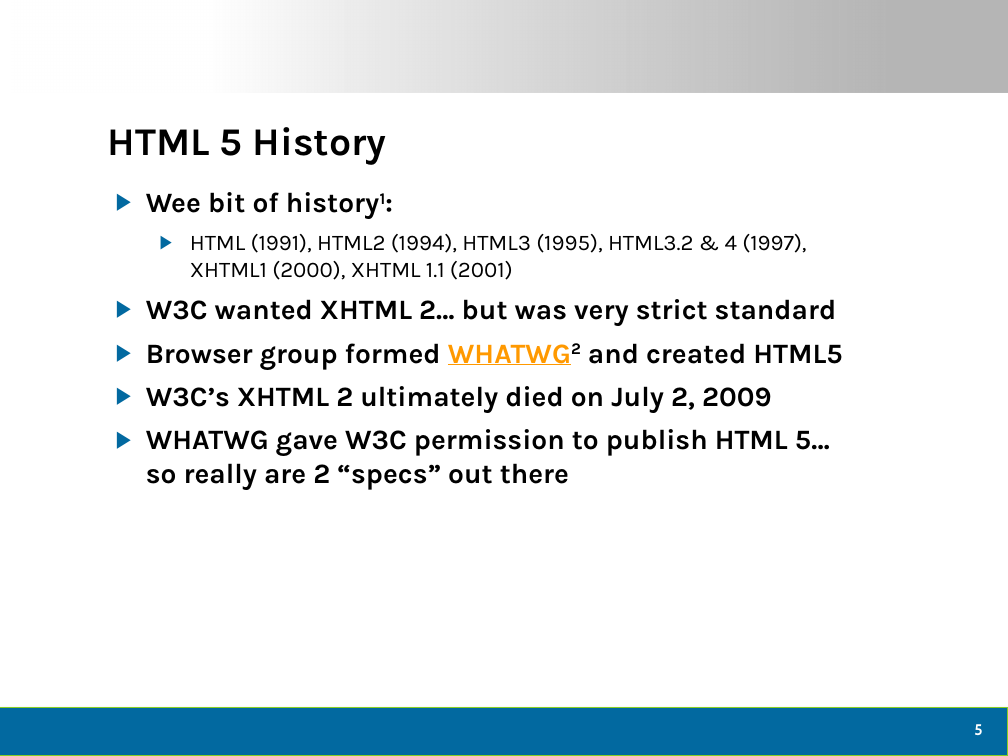
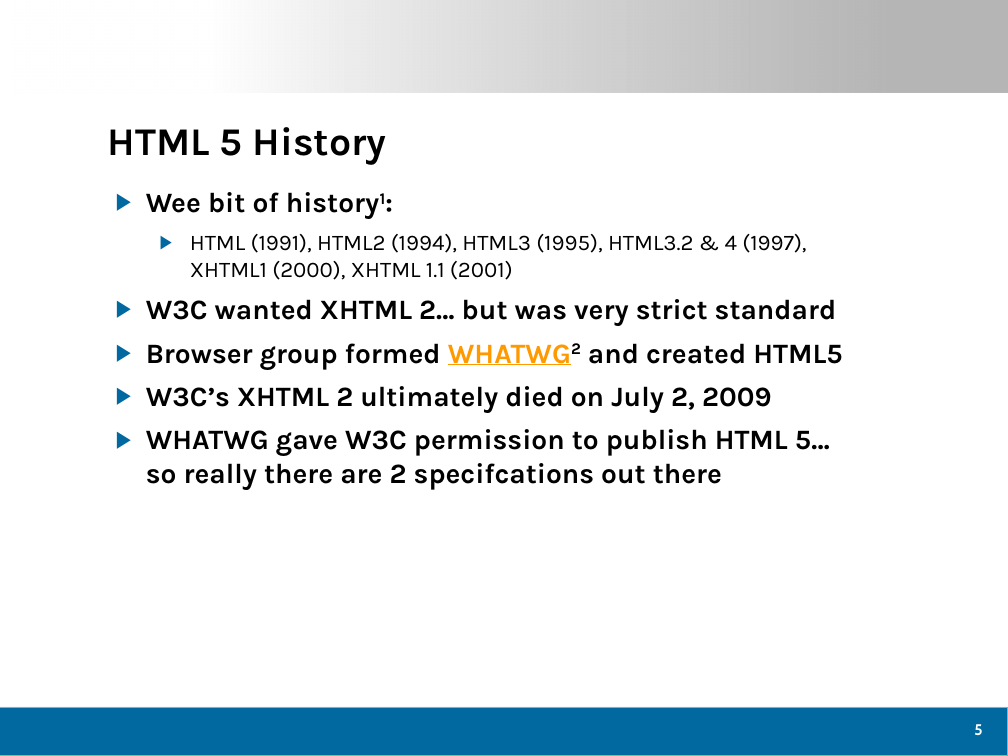
Before and after one commit to dtomyn/HTML5Demo1, a slide deck: slide 6 of Docs/2012 - Live360 Event Review (NEWER).pptx. Drawn at 1008x756 pixels with LibreOffice and Linux fonts; fonts in the diff are those of the drawing; background and template pictures are left out. Boxes give left, top, right and bottom in pixels: in the first picture for what was removed or moved away, otherwise in the second. Text is boxed around its words. In the diff, an @@ line names an element or a change of style, - is before the commit and + after.

```diff
--- a/Docs/2012 - Live360 Event Review (NEWER).pptx
+++ b/Docs/2012 - Live360 Event Review (NEWER).pptx
@@ text at box(146, 429, 830, 490): text changed @@
-▶ WHATWG gave W3C permission to publish HTML 5… so really are 2 “specs” out there
+▶ WHATWG gave W3C permission to publish HTML 5… so really there are 2 specifcations out there
```
Also in this commit, not shown: 5 other slides changed, 1 slide removed, 1 other file.
